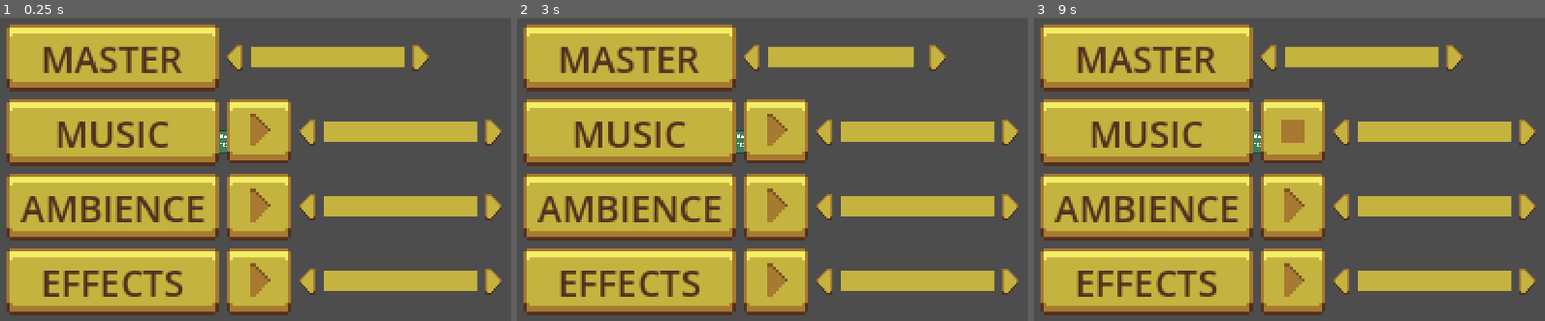
Above: before the commit, frames 1-3 (left to right).
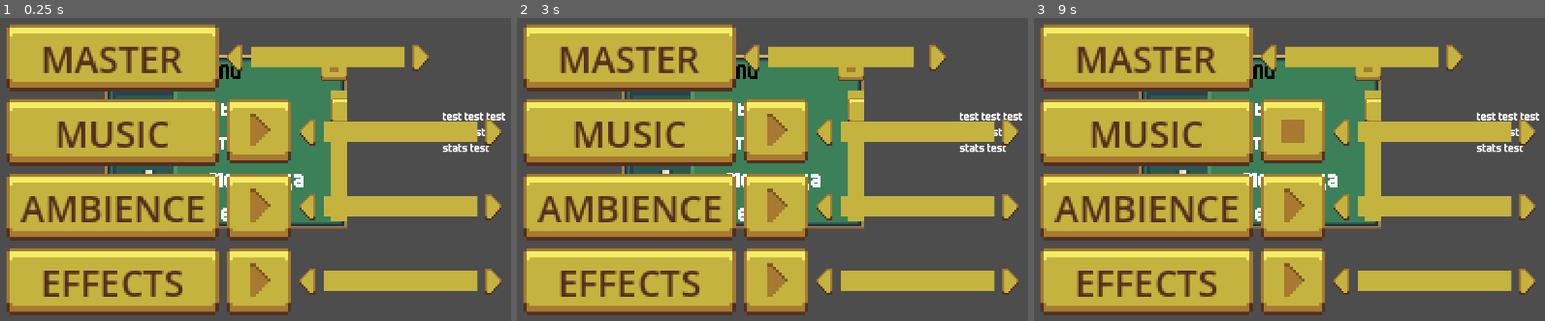
Above: after the commit, the same moments.

Repository: McRamon/Homework
Game: Godot game, scene res://scenes/audio_testing.tscn
Same seed, same stepped clock (60 frames per second), same inputs: the game is played once before the commit and once after it. This scene is started directly instead of the project's main scene. Sound files missing from this copy of the repository are replaced by a short silence.
Inputs (mouse positions are in pixels of both pictures, inside the frame that each line leads up to):
- Up to frame 1 (0.25 s): no input
- Up to frame 2 (3 s): click (726, 139) at 0.52 s; click (726, 139) at 1.27 s; click (726, 139) at 2.02 s; click (752, 57) at 2.77 s
- Up to frame 3 (9 s): click (1453, 57) at 3.52 s; tap Enter at 4.25, 5.75, 7.25 s; move the mouse to (1432, 121) at 4.27 s; click (1432, 121) at 4.35 s; tap Space at 5, 6.5, 8 s; move the mouse to (1105, 163) at 5.02 s; right-click (1105, 163) at 5.1 s; click (1105, 163) at 5.17 s; move the mouse to (1335, 45) at 5.77 s; click (1335, 45) at 5.85 s; move the mouse to (1223, 230) at 6.52 s; right-click (1223, 230) at 6.6 s; click (1223, 230) at 6.67 s; move the mouse to (1493, 205) at 7.27 s; click (1493, 205) at 7.35 s; move the mouse to (outside the picture) at 8.02 s; right-click (outside the picture) at 8.1 s; click (outside the picture) at 8.17 s; move the mouse to (1299, 142) at 8.77 s; click (1299, 142) at 8.85 s

The runs differ from the first frame. In frame 1, 9.1% of the frame differs, in the area x 20-99%, y 12-70%; in frame 2, 9.1%; in frame 3, 9.1%.

Commit message:
some adjustments

Diff:
--- a/ui/scenes/base_ui_window.tscn
+++ b/ui/scenes/base_ui_window.tscn
@@ -1,18 +1,52 @@
-[gd_scene load_steps=13 format=3 uid="uid://17nrav3nunwu"]
+[gd_scene load_steps=25 format=3 uid="uid://17nrav3nunwu"]
 
 [ext_resource type="Texture2D" uid="uid://08lfh657hsvj" path="res://ui/sprites/building_ui_test.png" id="1_cb3uh"]
 [ext_resource type="FontFile" uid="uid://bg6dnpcy2fc8x" path="res://assets/fonts/Born2bSportyFS.otf" id="2_0w7ki"]
+[ext_resource type="Texture2D" uid="uid://xjefgwu114ni" path="res://ui/sprites/buttons_sound_test.png" id="3_0w7ki"]
 
 [sub_resource type="StyleBoxTexture" id="StyleBoxTexture_hkb3q"]
 
 [sub_resource type="LabelSettings" id="LabelSettings_hkb3q"]
-font_size = 32
+font = ExtResource("2_0w7ki")
 font_color = Color(0, 0, 0, 1)
 
+[sub_resource type="StyleBoxEmpty" id="StyleBoxEmpty_wd8r7"]
+
+[sub_resource type="StyleBoxEmpty" id="StyleBoxEmpty_3uuww"]
+
+[sub_resource type="StyleBoxEmpty" id="StyleBoxEmpty_d8trr"]
+
+[sub_resource type="StyleBoxEmpty" id="StyleBoxEmpty_1xidq"]
+
+[sub_resource type="StyleBoxEmpty" id="StyleBoxEmpty_3sa84"]
+
+[sub_resource type="StyleBoxEmpty" id="StyleBoxEmpty_wr6gd"]
+
+[sub_resource type="StyleBoxTexture" id="StyleBoxTexture_3loxd"]
+texture = ExtResource("3_0w7ki")
+region_rect = Rect2(101, 5, 22, 22)
+
+[sub_resource type="StyleBoxEmpty" id="StyleBoxEmpty_0w7ki"]
+
+[sub_resource type="StyleBoxTexture" id="StyleBoxTexture_ua17w"]
+texture = ExtResource("3_0w7ki")
+region_rect = Rect2(101, 37, 22, 22)
+
+[sub_resource type="StyleBoxTexture" id="StyleBoxTexture_0w7ki"]
+texture = ExtResource("3_0w7ki")
+region_rect = Rect2(5, 69, 10, 22)
+
 [sub_resource type="StyleBoxTexture" id="StyleBoxTexture_wd8r7"]
+texture = ExtResource("3_0w7ki")
+texture_margin_left = 5.0
+texture_margin_top = 5.0
+texture_margin_right = 5.0
+texture_margin_bottom = 5.0
+region_rect = Rect2(53, 45, 5, 5)
 
 [sub_resource type="Theme" id="Theme_3uuww"]
-ScrollContainer/styles/focus = SubResource("StyleBoxTexture_wd8r7")
+VScrollBar/styles/grabber = SubResource("StyleBoxTexture_0w7ki")
+VScrollBar/styles/scroll = SubResource("StyleBoxTexture_wd8r7")
 
 [sub_resource type="StyleBoxEmpty" id="StyleBoxEmpty_fhp5p"]
 
@@ -28,6 +62,10 @@
 
 [sub_resource type="LabelSettings" id="LabelSettings_1xidq"]
 font = ExtResource("2_0w7ki")
+
+[sub_resource type="LabelSettings" id="LabelSettings_0w7ki"]
+font = ExtResource("2_0w7ki")
+font_size = 32
 
 [node name="BaseUIWindow" type="Control"]
 layout_mode = 3
@@ -44,21 +82,25 @@
 anchor_bottom = 1.0
 grow_horizontal = 2
 grow_vertical = 2
+scale = Vector2(4, 4)
+pivot_offset = Vector2(960, 540)
 theme_override_styles/panel = SubResource("StyleBoxTexture_hkb3q")
 
 [node name="MarginContainer" type="MarginContainer" parent="PanelContainer"]
 layout_mode = 2
 size_flags_horizontal = 4
 size_flags_vertical = 4
-theme_override_constants/margin_left = 120
-theme_override_constants/margin_top = 40
-theme_override_constants/margin_right = 120
-theme_override_constants/margin_bottom = 40
+theme_override_constants/margin_left = 0
+theme_override_constants/margin_top = 0
+theme_override_constants/margin_right = 0
+theme_override_constants/margin_bottom = 0
 
 [node name="NinePatchRect" type="NinePatchRect" parent="PanelContainer/MarginContainer"]
 texture_filter = 1
-custom_minimum_size = Vector2(128, 60)
-layout_mode = 2
+custom_minimum_size = Vector2(150, 108)
+layout_mode = 2
+size_flags_horizontal = 4
+size_flags_vertical = 4
 texture = ExtResource("1_cb3uh")
 region_rect = Rect2(4, 5, 21, 21)
 patch_margin_left = 7
@@ -80,17 +122,28 @@
 theme_override_constants/separation = 10
 
 [node name="Label (title)" type="Label" parent="PanelContainer/MarginContainer/NinePatchRect/VBoxContainer/HBoxContainer"]
-visible = false
-layout_mode = 2
-size_flags_horizontal = 6
-size_flags_vertical = 1
-text = "TITLE"
+layout_mode = 2
+size_flags_horizontal = 3
+size_flags_vertical = 0
+text = "           TITLE"
 label_settings = SubResource("LabelSettings_hkb3q")
 
 [node name="Button (close)" type="Button" parent="PanelContainer/MarginContainer/NinePatchRect/VBoxContainer/HBoxContainer"]
-visible = false
-layout_mode = 2
-text = "close"
+custom_minimum_size = Vector2(16, 16)
+layout_mode = 2
+size_flags_horizontal = 8
+size_flags_vertical = 0
+theme_override_styles/focus = SubResource("StyleBoxEmpty_wd8r7")
+theme_override_styles/disabled_mirrored = SubResource("StyleBoxEmpty_3uuww")
+theme_override_styles/disabled = SubResource("StyleBoxEmpty_d8trr")
+theme_override_styles/hover_pressed_mirrored = SubResource("StyleBoxEmpty_1xidq")
+theme_override_styles/hover_pressed = SubResource("StyleBoxEmpty_3sa84")
+theme_override_styles/hover_mirrored = SubResource("StyleBoxEmpty_wr6gd")
+theme_override_styles/hover = SubResource("StyleBoxTexture_3loxd")
+theme_override_styles/pressed_mirrored = SubResource("StyleBoxEmpty_0w7ki")
+theme_override_styles/pressed = SubResource("StyleBoxTexture_ua17w")
+theme_override_styles/normal_mirrored = SubResource("StyleBoxTexture_3loxd")
+theme_override_styles/normal = SubResource("StyleBoxTexture_3loxd")
 
 [node name="MarginContainer" type="MarginContainer" parent="PanelContainer/MarginContainer/NinePatchRect/VBoxContainer"]
 layout_mode = 2
@@ -118,6 +171,7 @@
 
 [node name="HBoxContainer" type="HBoxContainer" parent="PanelContainer/MarginContainer/NinePatchRect/VBoxContainer/MarginContainer/ScrollContainer/MarginContainer/VBoxContainer2"]
 layout_mode = 2
+size_flags_horizontal = 0
 
 [node name="Button" type="Button" parent="PanelContainer/MarginContainer/NinePatchRect/VBoxContainer/MarginContainer/ScrollContainer/MarginContainer/VBoxContainer2/HBoxContainer"]
 texture_filter = 1
@@ -331,3 +385,14 @@
 text = "Мельница
 Тест UI"
 label_settings = SubResource("LabelSettings_1xidq")
+
+[node name="Label" type="Label" parent="."]
+layout_mode = 0
+offset_left = 1497.0
+offset_top = 457.0
+offset_right = 1837.0
+offset_bottom = 615.0
+text = "test test test
+cost test
+stats test"
+label_settings = SubResource("LabelSettings_0w7ki")
